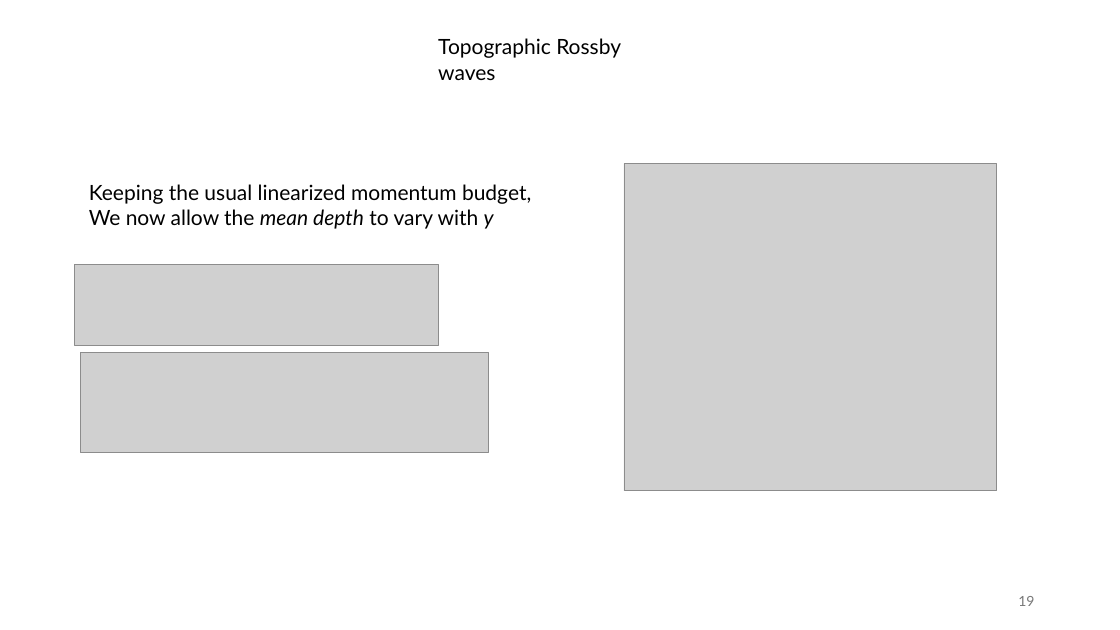
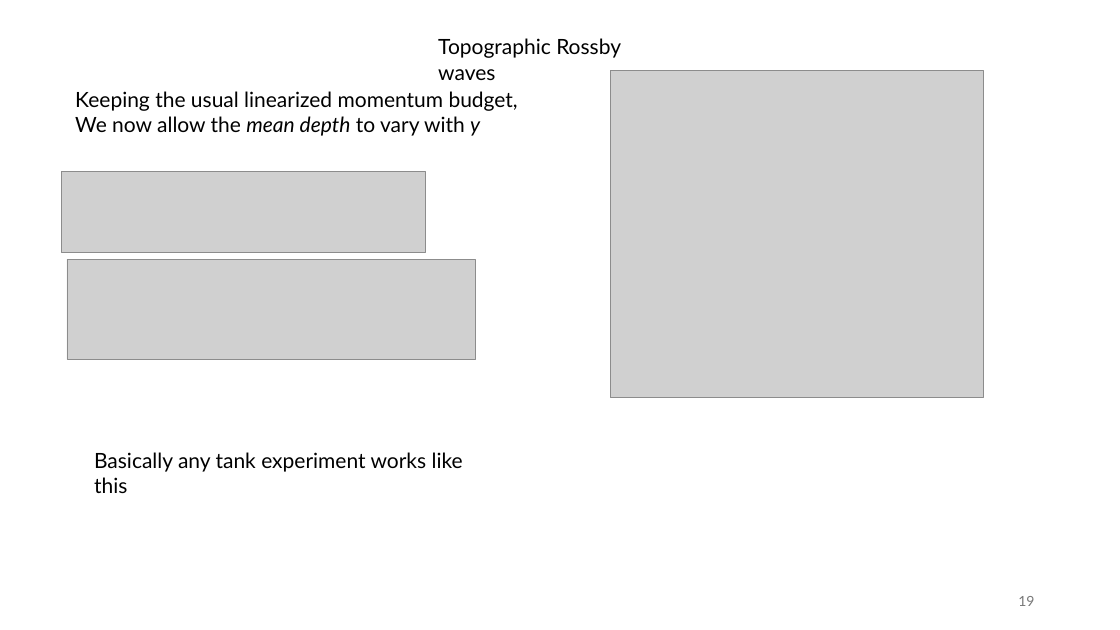
Before and after one commit to meteorologopazzo/meteorologopazzo, a slide deck: slide 19 of waves_presentation/waves.pptx. Drawn at 1120x630 pixels with LibreOffice and Linux fonts; fonts in the diff are those of the drawing; grey boxes stand for pictures. Boxes give left, top, right and bottom in pixels: in the first picture for what was removed or moved away, otherwise in the second. Text is boxed around its words. In the diff, an @@ line names an element or a change of style, - is before the commit and + after.

Commit message:
update

```diff
--- a/waves_presentation/waves.pptx
+++ b/waves_presentation/waves.pptx
@@ 2 pictures, 1 text moved together from (x1=75, y1=164, x2=997, y2=492) to (x1=61, y1=71, x2=984, y2=398) @@
@@ picture moved from (x1=81, y1=352, x2=489, y2=452) to (x1=67, y1=260, x2=476, y2=360) @@
@@ text added at (x1=94, y1=452, x2=463, y2=493), 18 pt, text #000000 @@
+Basically any tank experiment works like this
```
Also in this commit, not shown: 1 other slide changed.
